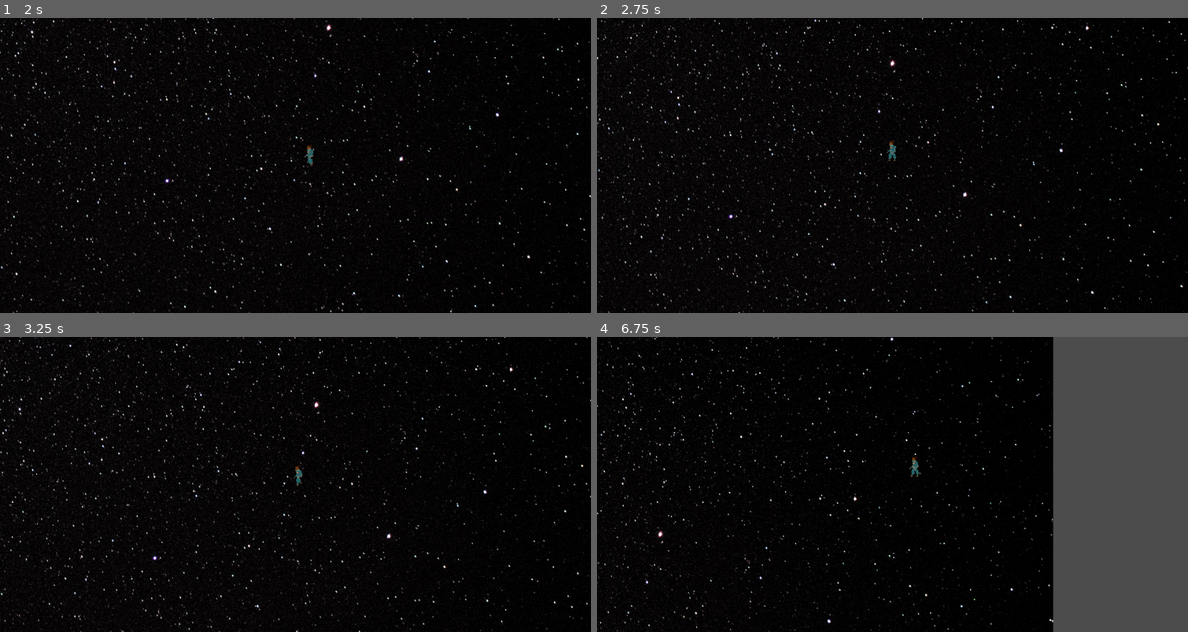
Above: before the commit, frames 1-4 (two rows, left to right).
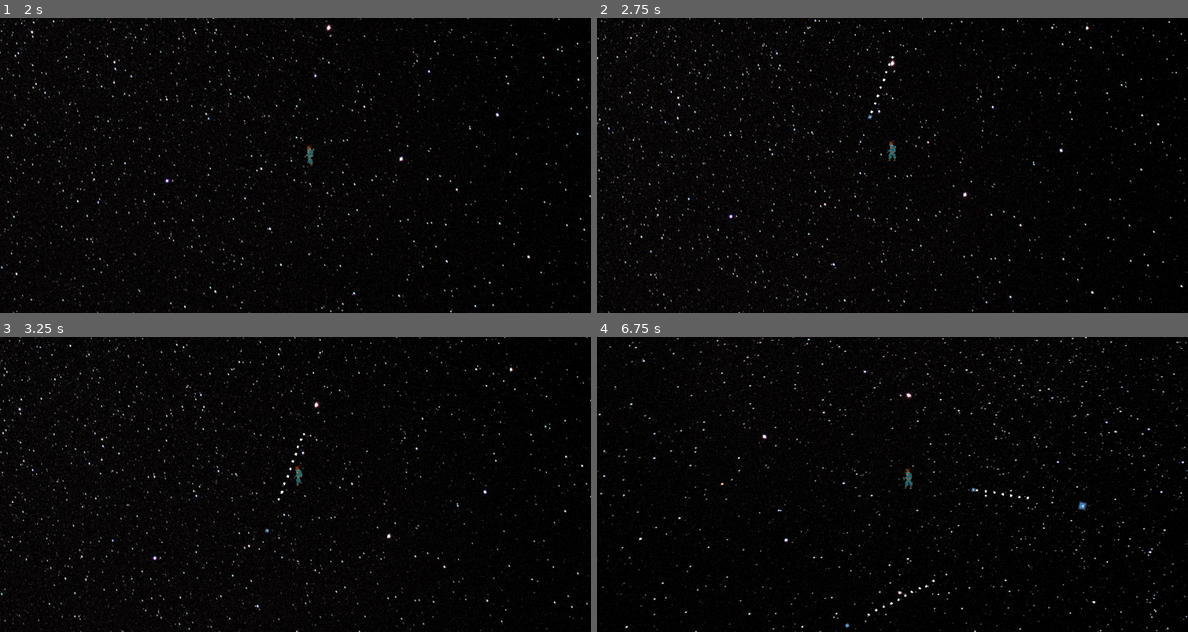
Above: after the commit, the same moments.

Repository: The-Churrosaur/godot-networking-test
Game: Godot game, scene res://Scenes/Main.tscn
Two runs of this game, one before a commit and one after it. Both use one fixed random seed, a clock stepped at 60 frames per second and the inputs below. The engine's default icon, where the game draws it, is replaced by a stand-in: a white triangle on a blue panel in a dark square.
Inputs (mouse positions are in pixels of both pictures, inside the frame that each line leads up to):
- Up to frame 1 (2 s): tap Enter (ui_accept) at 0.5, 0.77, 1.52 s; move the mouse to (265, 224) at 0.52 s; hold Up (ui_up) from 0.53 s (still down); move the mouse to (472, 209) at 1.27 s
- Up to frame 2 (2.75 s): move the mouse to (715, 121) at 2.02 s; release Up (ui_up) at 2.03 s; hold Left (ui_left) from 2.03 s (still down)
- Up to frame 3 (3.25 s): keep holding Left (ui_left); move the mouse to (325, 484) at 2.77 s; tap Enter (ui_accept) at 3.02 s
- Up to frame 4 (6.75 s): move the mouse to (803, 410) at 3.52 s; release Left (ui_left) at 3.53 s; hold Down (ui_down) 3.53-4.28 s; tap Enter (ui_accept) at 3.77, 4.52, 6.02 s; move the mouse to (1022, 469) at 4.27 s; hold Right (ui_right) 4.28-5.03 s; move the mouse to (774, 499) at 5.02 s; hold Up (ui_up) 5.03-5.78 s; move the mouse to (951, 419) at 5.77 s; hold Right (ui_right) from 5.78 s (still down); move the mouse to (862, 543) at 6.52 s

Frame 1 is identical in both runs. In frame 2, less than 0.1% of the frame differs, in the area x 45-51%, y 12-35%; in frame 3, less than 0.1%; in frame 4, 26%, in the area x 0-100%, y 0-100%.

Commit message:
camera node

Diff:
--- a/AsteroidVania/Scenes/character/kinematic_character.gd
+++ b/AsteroidVania/Scenes/character/kinematic_character.gd
@@ -103,7 +103,7 @@
 	else:
 		#rotate to platform
 		rotation = lerp_angle(rotation, platform_normal.angle() + PI/2, magwalk_ang_lerp)
-		var snap_vector = platform_normal * -50
+		var snap_vector = platform_normal * -100
 
 		# reset velocity
 		displacement = Vector2(0,0)
@@ -135,9 +135,6 @@
 			if boost_limited:
 				boosts -= 1
 
-	# boost - directional impulse by WASD if not walking
-		#dodge(position + boost_dir.rotated(rotation), boost_impulse)
-
 
 # PHYSICS_UPDATE HELPER METHODS --
 
--- a/AsteroidVania/Scenes/character/player.tscn
+++ b/AsteroidVania/Scenes/character/player.tscn
@@ -8,7 +8,6 @@
 
 [node name="KinematicCharacter" instance=ExtResource( 1 )]
 magwalk_velocity = 250
-jump_velocity = 300
 
 [node name="PlayerController" parent="." index="2" instance=ExtResource( 3 )]
 character_path = NodePath("..")
--- a/AsteroidVania/Scenes/character/weapons/bullet.gd
+++ b/AsteroidVania/Scenes/character/weapons/bullet.gd
@@ -1,18 +1,40 @@
 class_name Bullet
 extends RigidBody2D
 
+export var impact_impulse = 100000
+export var life_time = 5.0
+
 signal bullet_removed(bullet, id)
 
+onready var life_timer = $LifeTimer
+
 func _ready():
+
 	# setup contacts for impact
+
 	contact_monitor = true
 	contacts_reported = 2
 	connect("body_entered", self, "on_body_entered")
 
 	$Particles2D.emitting = true
 
+	# setup timers
+
+	life_timer.connect("timeout", self, "on_life_timer")
+	life_timer.start(life_time)
+
+
+func on_life_timer():
+	destroy()
+
 func on_body_entered(body):
 
 	# temp, just delete
+	print(linear_velocity)
+#	if body is RigidBody2D:
+#		body.apply_central_impulse(linear_velocity.normalized() * impact_impulse)
+	destroy()
+
+func destroy():
+	emit_signal("bullet_removed", self, self.name)
 	queue_free()
-	emit_signal("bullet_removed")
--- a/AsteroidVania/Scenes/character/weapons/bullet.tscn
+++ b/AsteroidVania/Scenes/character/weapons/bullet.tscn
@@ -45,3 +45,5 @@
 one_shot = true
 explosiveness = 0.52
 process_material = SubResource( 2 )
+
+[node name="LifeTimer" type="Timer" parent="."]
--- a/AsteroidVania/Scenes/character/weapons/bullet_handler.gd
+++ b/AsteroidVania/Scenes/character/weapons/bullet_handler.gd
@@ -23,8 +23,8 @@
 func on_bullet_spawned(weapon, bullet, id):
 
 	#print("handler: bullet spawned: ", bullet)
-	bullets[id] = bullet
-	bullet.connect("bullet_removed", self, "on_bullet_removed")
+#	bullets[id] = bullet
+#	bullet.connect("bullet_removed", self, "on_bullet_removed")
 	level.add_child(bullet)
 
 func on_bullet_removed(bullet, id):
--- a/AsteroidVania/Scenes/character/weapons/weapon.gd
+++ b/AsteroidVania/Scenes/character/weapons/weapon.gd
@@ -44,6 +44,7 @@
 
 	# spawn projectile
 	var projectile = bullet_prefab.instance()
+	projectile.global_position = muzzle.global_position
 
 	# handler handles parenting to level
 	emit_signal("bullet_spawned", self, projectile, projectile.name)
@@ -51,7 +52,6 @@
 	assert (projectile is RigidBody2D)
 
 	# fire at target
-	projectile.global_position = muzzle.global_position
 	var shot = (target - muzzle.global_position).normalized() * impulse
 	projectile.rotation = shot.angle()
 	projectile.apply_central_impulse(shot)
--- a/AsteroidVania/Scenes/environment/physics_platform.gd
+++ b/AsteroidVania/Scenes/environment/physics_platform.gd
@@ -2,6 +2,9 @@
 extends KinematicBody2D
 
 export var colliders_group = "PhysicsPlatformCollider"
+export var initial_velocity : Vector2
+export var initial_velocity_angular : float
+
 onready var phyics_dummy_preload = preload("res://Scenes/environment/physics_platform_dummy.tscn")
 
 var physics_dummy_instance : RigidBody2D = null
@@ -51,3 +54,8 @@
 		var instance_collider = CollisionShape2D.new()
 		instance_collider.shape = node.shape
 		physics_dummy_instance.add_child(instance_collider)
+
+	# feed dummy initial params
+
+	physics_dummy_instance.linear_velocity = initial_velocity
+	physics_dummy_instance.angular_velocity = initial_velocity_angular
--- /dev/null
+++ b/AsteroidVania/Scenes/environment/player_camera.gd
@@ -0,0 +1,17 @@
+class_name PlayerCamera
+extends Camera2D
+
+export var player_path : NodePath
+export var follow_lerp = 0.1
+export var follow_lerp_angle = 0.1
+
+var player : KinematicBody2D
+
+func _ready():
+	player = get_node(player_path)
+
+func _process(delta):
+
+	# follow player
+	position = lerp(position, player.position, follow_lerp)
+	rotation = lerp_angle(rotation, player.rotation, follow_lerp_angle)
--- /dev/null
+++ b/AsteroidVania/Scenes/environment/player_camera.tscn
@@ -0,0 +1,8 @@
+[gd_scene load_steps=2 format=2]
+
+[ext_resource path="res://Scenes/environment/player_camera.gd" type="Script" id=1]
+
+[node name="PlayerCamera" type="Camera2D"]
+rotating = true
+current = true
+script = ExtResource( 1 )
--- a/AsteroidVania/Scenes/environment/test_turret.tscn
+++ b/AsteroidVania/Scenes/environment/test_turret.tscn
@@ -10,20 +10,20 @@
 script = ExtResource( 2 )
 
 [node name="CollisionShape2D" type="CollisionShape2D" parent="."]
-scale = Vector2( 5, 5 )
 shape = SubResource( 1 )
 
 [node name="Weapon" parent="." instance=ExtResource( 1 )]
 scale = Vector2( 5, 5 )
 muzzle_path = NodePath("Muzzle")
-impulse = 300.0
+impulse = 500.0
 cycle_interval = 1.0
 
 [node name="Muzzle" type="Node2D" parent="Weapon"]
 
 [node name="Sprite" type="Sprite" parent="."]
+scale = Vector2( 0.2, 0.2 )
 texture = ExtResource( 3 )
 
 [node name="Sprite2" type="Sprite" parent="."]
-scale = Vector2( 1.26934, 0.337202 )
+scale = Vector2( 0.2, 0.2 )
 texture = ExtResource( 3 )
--- /dev/null
+++ b/AsteroidVania/Scenes/levels/TestLevel.tscn
@@ -0,0 +1,33 @@
+[gd_scene load_steps=7 format=2]
+
+[ext_resource path="res://Scenes/character/player.tscn" type="PackedScene" id=1]
+[ext_resource path="res://Scenes/environment/player_camera.tscn" type="PackedScene" id=2]
+[ext_resource path="res://assets/background2.jpg" type="Texture" id=3]
+[ext_resource path="res://Scenes/environment/physics_platform.tscn" type="PackedScene" id=4]
+[ext_resource path="res://Scenes/levels/test_level.gd" type="Script" id=5]
+
+[sub_resource type="RectangleShape2D" id=1]
+extents = Vector2( 100, 100 )
+
+[node name="Node2D" type="Node2D"]
+script = ExtResource( 5 )
+
+[node name="Stars" type="Sprite" parent="."]
+texture = ExtResource( 3 )
+
+[node name="KinematicCharacter" parent="." instance=ExtResource( 1 )]
+
+[node name="PlayerCamera" parent="." instance=ExtResource( 2 )]
+player_path = NodePath("../KinematicCharacter")
+
+[node name="PhysicsPlatform" parent="." instance=ExtResource( 4 )]
+position = Vector2( 157.652, 158.897 )
+initial_velocity = Vector2( 5, 0 )
+
+[node name="CollisionShape2D" type="CollisionShape2D" parent="PhysicsPlatform"]
+shape = SubResource( 1 )
+
+[node name="PhysicsPlatform2" parent="." instance=ExtResource( 4 )]
+position = Vector2( -334.496, -132.501 )
+
+[node name="CollisionShape2D" type="CollisionShape2D" parent="PhysicsPlatform2"]
--- a/AsteroidVania/Scenes/levels/TestScene.gd
+++ b/AsteroidVania/Scenes/levels/TestScene.gd
@@ -1,14 +1,8 @@
 extends Node2D
 
-onready var camera = $Camera2D
 onready var character = $KinematicCharacter
 
 func _ready():
-	camera.make_current()
-	# TODO level switcher singleton
+
 	get_node("/root/BulletHandler").set_level(self)
 	print("test level set on bullethandler")
-
-func _process(delta):
-	camera.position = lerp(camera.position, character.position, 0.1)
-	camera.rotation = lerp_angle(camera.rotation, character.rotation, 0.1)
--- a/AsteroidVania/Scenes/levels/TestScene.tscn
+++ b/AsteroidVania/Scenes/levels/TestScene.tscn
@@ -7,7 +7,9 @@
 [ext_resource path="res://Scenes/character/player.tscn" type="PackedScene" id=5]
 [ext_resource path="res://Scenes/environment/physics_platform.tscn" type="PackedScene" id=6]
 [ext_resource path="res://Scenes/character/BlueTest/light.png" type="Texture" id=7]
+[ext_resource path="res://Scenes/environment/player_camera.tscn" type="PackedScene" id=8]
 [ext_resource path="res://assets/background2.jpg" type="Texture" id=9]
+[ext_resource path="res://Scenes/environment/test_turret.tscn" type="PackedScene" id=10]
 
 [sub_resource type="RectangleShape2D" id=1]
 extents = Vector2( 212.791, 10 )
@@ -105,11 +107,6 @@
 scale = Vector2( 0.153115, 0.153115 )
 texture = ExtResource( 1 )
 
-[node name="Camera2D" type="Camera2D" parent="."]
-rotating = true
-current = true
-zoom = Vector2( 2, 2 )
-
 [node name="DummyPlatform" parent="." instance=ExtResource( 6 )]
 position = Vector2( 699.08, 504.768 )
 
@@ -120,8 +117,18 @@
 
 [node name="DummyPlatform2" parent="." instance=ExtResource( 6 )]
 position = Vector2( 1151.08, 90.7675 )
+initial_velocity_angular = 0.2
 
 [node name="CollisionShape2D" type="CollisionShape2D" parent="DummyPlatform2" groups=[
+"PhysicsPlatformCollider",
+]]
+shape = SubResource( 5 )
+
+[node name="DummyPlatform4" parent="." instance=ExtResource( 6 )]
+position = Vector2( 1864.89, 387.021 )
+initial_velocity_angular = 0.2
+
+[node name="CollisionShape2D" type="CollisionShape2D" parent="DummyPlatform4" groups=[
 "PhysicsPlatformCollider",
 ]]
 shape = SubResource( 5 )
@@ -148,3 +155,11 @@
 show_behind_parent = true
 position = Vector2( 415.159, 20.0453 )
 texture = ExtResource( 9 )
+
+[node name="TestTurret" parent="." instance=ExtResource( 10 )]
+position = Vector2( 1627.98, -270.103 )
+player_path = NodePath("../KinematicCharacter")
+
+[node name="PlayerCamera" parent="." instance=ExtResource( 8 )]
+zoom = Vector2( 2, 2 )
+player_path = NodePath("../KinematicCharacter")
--- /dev/null
+++ b/AsteroidVania/Scenes/levels/test_level.gd
@@ -0,0 +1,4 @@
+extends Node2D
+
+func _ready():
+	get_node("/root/BulletHandler").level = self
--- a/AsteroidVania/project.godot
+++ b/AsteroidVania/project.godot
@@ -29,6 +29,11 @@
 "language": "GDScript",
 "path": "res://Scenes/environment/physics_platform.gd"
 }, {
+"base": "Camera2D",
+"class": "PlayerCamera",
+"language": "GDScript",
+"path": "res://Scenes/environment/player_camera.gd"
+}, {
 "base": "Node2D",
 "class": "PlayerController",
 "language": "GDScript",
@@ -44,6 +49,7 @@
 "GravityArea": "",
 "KinematicCharacter": "",
 "PhysicsPlatform": "",
+"PlayerCamera": "",
 "PlayerController": "",
 "Weapon": ""
 }
Not shown: 1 places in AsteroidVania/Scenes/levels/TestScene.tscn that only renumber resources
